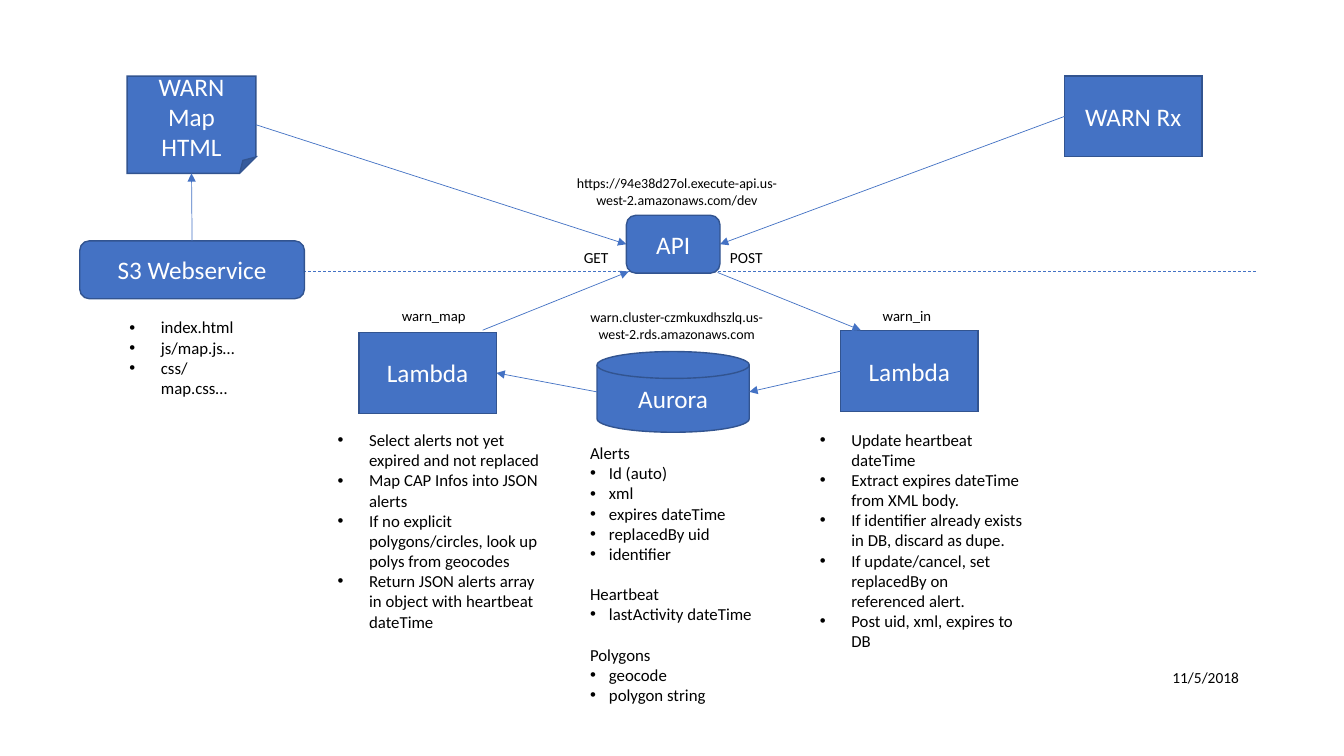
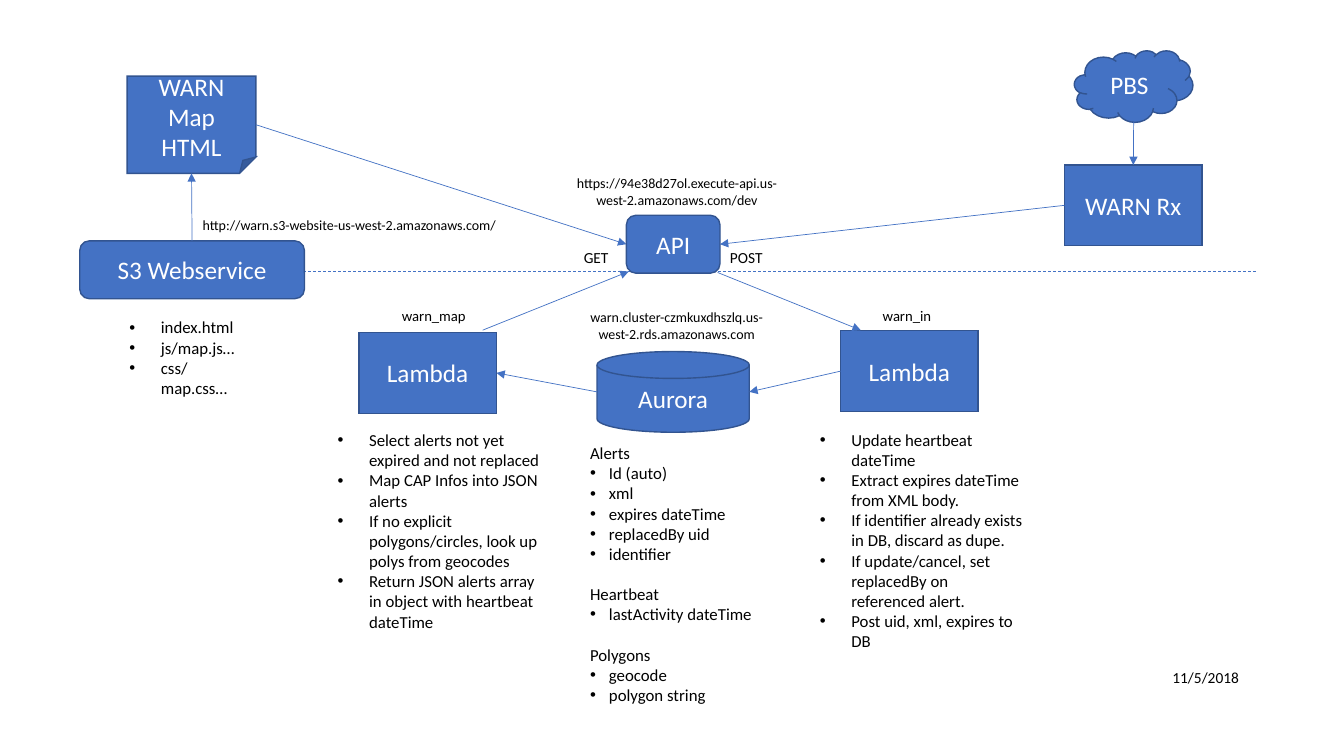
Before and after one commit to tariksetia/pbswarn, a slide deck: slide 1 of nextGen/nextGen.pptx. Drawn at 1344x756 pixels with LibreOffice and Linux fonts; fonts in the diff are those of the drawing. Boxes give left, top, right and bottom in pixels: in the first picture for what was removed or moved away, otherwise in the second. Text is boxed around its words. In the diff, an @@ line names an element or a change of style, - is before the commit and + after.

```diff
--- a/nextGen/nextGen.pptx
+++ b/nextGen/nextGen.pptx
@@ cloud added at (x1=1075, y1=50, x2=1194, y2=122), fill #4472C4, outline #325491 1 pt, 18 pt, text #FFFFFF @@
+PBS
@@ arrow added from (1134, 122) to (1133, 165), #4472C4 0.5 pt @@
@@ rectangle "WARN Rx" moved from (x1=1065, y1=76, x2=1202, y2=156) to (x1=1065, y1=165, x2=1202, y2=246) @@
@@ arrow moved from (1065, 117) - (720, 244) to (1065, 206) - (720, 244) @@
@@ text added at (x1=203, y1=220, x2=496, y2=233), 10 pt, text #000000 @@
+http://warn.s3-website-us-west-2.amazonaws.com/
```
Also in this commit, not shown: 1 other file.
